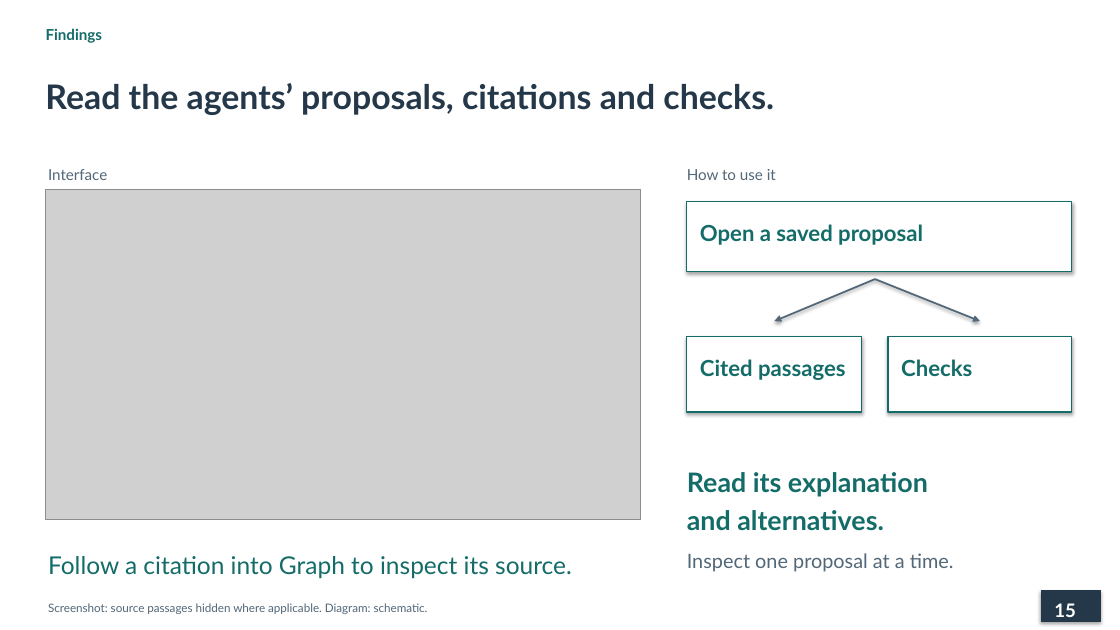
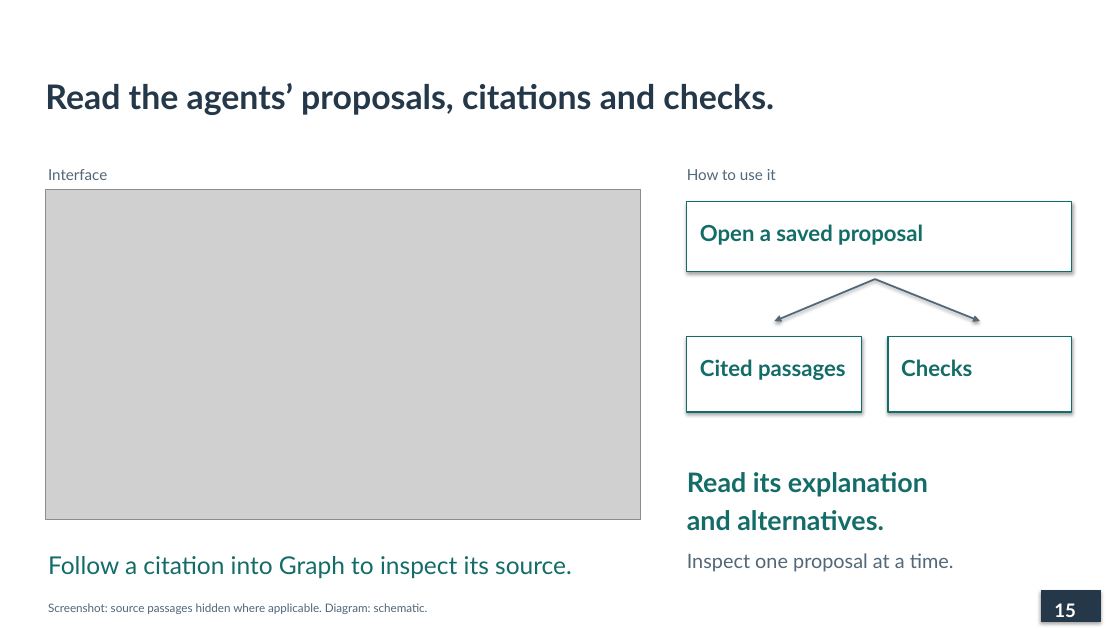
Before and after one commit to lopentu/cohort, a slide deck: slide 15 of docs/presentation/cohort-pnc-2026.pptx. Drawn at 1120x630 pixels with LibreOffice and Linux fonts; fonts in the diff are those of the drawing; grey boxes stand for pictures. Boxes give left, top, right and bottom in pixels: in the first picture for what was removed or moved away, otherwise in the second. Text is boxed around its words. In the diff, an @@ line names an element or a change of style, - is before the commit and + after.

```diff
--- a/docs/presentation/cohort-pnc-2026.pptx
+++ b/docs/presentation/cohort-pnc-2026.pptx
@@ text removed at [46,28,103,43] @@
-Findings
```
Also in this commit, not shown: 18 other slides changed, 2 other files.
